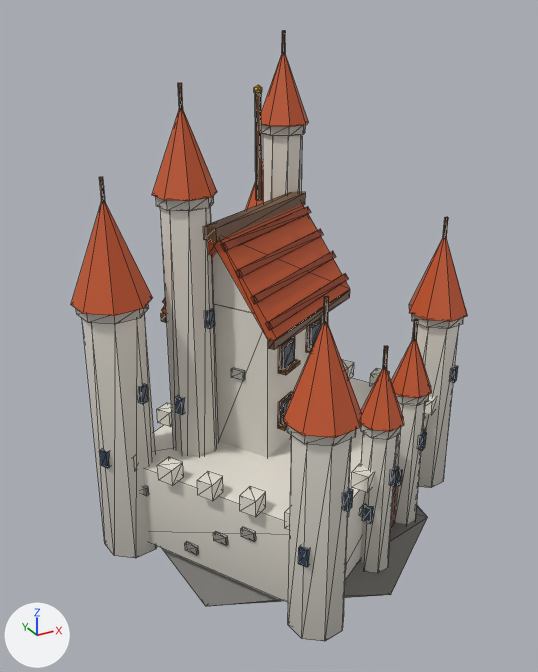
What one commit did to the glTF model art/models/building_0.glb.
The view is the same before and after, from a 50 mm lens placed at (-1.25, -2.13, 1.82), pointed at (-0.07, 0.01, 0.75). The lights are fixed; the arrows at lower left show +X, +Y and +Z. The older version comes first. Mesh edges are drawn as thin lines. Vertices at exactly the same position are counted once.

Objects in the first picture: 'building_0'.
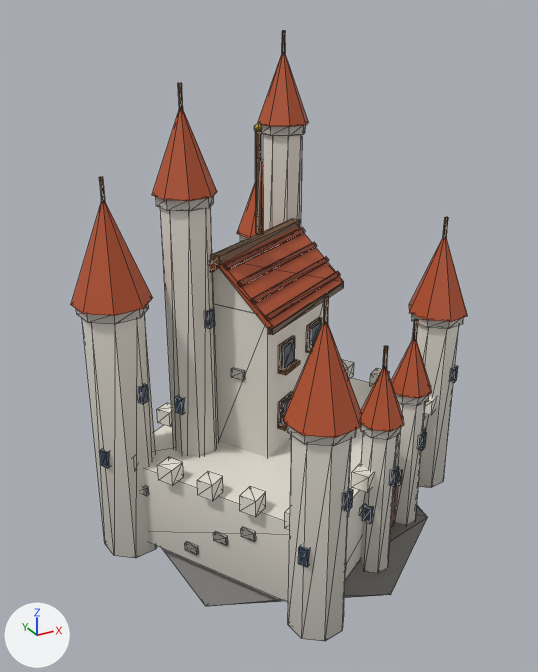
Patch to the scene script:
```diff
--- a/art/models/building_0.glb.py
+++ b/art/models/building_0.glb.py
@@ me_building_0 @@
 me_building_0.from_pydata(...)  # 1086 vertices, 1700 faces; spans x -0.73..0.72, y -0.69..0.69, z -0.14..1.75
 # used by ob_building_0; location = (0.0, 0.0, 0.0)
+# me_building_0 part 1: the loose piece of 8 vertices spanning x -0.3..0.29, y -0.23..0.25, z 0.84..1.17 is scaled about its middle by (0.943, 0.938, 0.622), then moved by (0.0, 0.01, -0.03)
+# me_building_0 part 2: the loose piece of 8 vertices spanning x -0.2..0.29, y -0.23..0.07, z 0.88..0.91 is scaled about its middle by (0.934, 0.934, 0.653), then moved by (-0.01, 0.02, 0.02)
+# me_building_0 part 3: the loose piece of 8 vertices spanning x -0.23..0.26, y -0.18..0.12, z 0.96..0.99 is scaled about its middle by (0.934, 0.934, 0.653), then moved by (-0.01, 0.01, -0.01)
+# me_building_0 part 4: the loose piece of 8 vertices spanning x -0.26..0.23, y -0.13..0.17, z 1.04..1.07 is scaled about its middle by (0.934, 0.934, 0.653), then moved by (-0.01, 0.01, -0.04)
+# me_building_0 part 5: the loose piece of 8 vertices spanning x -0.28..0.21, y -0.08..0.22, z 1.11..1.15 is scaled about its middle by (0.934, 0.934, 0.653), then moved by (0.0, 0.01, -0.07)
+# me_building_0 part 6: the loose piece of 8 vertices spanning x -0.2..0.3, y -0.24..0.06, z 0.82..0.85 is scaled about its middle by (0.928, 0.928, 0.733), then moved by (-0.01, 0.01, 0.04)
+# me_building_0 part 7: the loose piece of 8 vertices spanning x -0.41..0.18, y -0.04..0.44, z 0.84..1.17 is scaled about its middle by (0.943, 0.938, 0.622), then moved by (0.0, -0.01, -0.03)
+# me_building_0 part 8: the loose piece of 8 vertices spanning x -0.42..0.08, y 0.15..0.44, z 0.82..0.85 is scaled about its middle by (0.928, 0.928, 0.733), then moved by (0.01, -0.01, 0.04)
+# me_building_0 part 9: the loose piece of 8 vertices spanning x -0.32..0.2, y -0.06..0.27, z 1.15..1.19 is scaled about its middle by (0.913, 0.909, 0.667), then moved by (0.0, 0.0, -0.09)
+# me_building_0 part 10: the loose piece of 8 vertices spanning x -0.07..-0.05, y 0.09..0.11, z 1.22..1.58 is moved by (0.0, 0.0, -0.12)
+# me_building_0 part 11: the loose piece of 12 vertices spanning x -0.07..-0.05, y 0.09..0.12, z 1.56..1.6 is moved by (0.0, 0.0, -0.12)
+# me_building_0 part 12: 2 of 1086 vertices moved; they spanned x -0.25..0.13, y 0.0..0.21, z 1.14 and now span x -0.25..0.13, y 0.0..0.21, z 1.06; mean shift (0.0, 0.0, -0.08); largest move (-0.25, 0.0, 1.14) -> (-0.25, 0.0, 1.06)
+# me_building_0 part 13: 176 kept faces spanning x -0.73..0.72, y -0.69..0.69, z 0.58..1.69 get new vertex colours; the middle colour goes from orange #c9582c to orange #b8532c
 me_building_0.materials.append(mat_defaultmaterial)
```

Changed parts and their boxes (x1, y1, x2, y2) in the pictures (538 x 672 px; the box of a moved part takes in the faces that stretch with it):
part 1 of me_building_0, moved or reshaped
    before: (212, 204, 350, 341)
    after: (218, 226, 344, 329)
part 2 of me_building_0, moved or reshaped
    before: (265, 273, 348, 330)
    after: (264, 271, 341, 321)
part 3 of me_building_0, moved or reshaped
    before: (251, 251, 336, 304)
    after: (251, 257, 329, 304)
part 4 of me_building_0, moved or reshaped
    before: (236, 229, 324, 278)
    after: (237, 242, 317, 287)
part 5 of me_building_0, moved or reshaped
    before: (221, 206, 311, 252)
    after: (224, 227, 305, 270)
part 6 of me_building_0, moved or reshaped
    before: (269, 289, 350, 350)
    after: (269, 282, 344, 335)
part 7 of me_building_0, moved or reshaped (mostly hidden)
    before: (161, 241, 217, 313)
    after: (210, 264, 219, 272)
part 8 of me_building_0, moved or reshaped (not visible afterwards)
    before: (161, 312, 167, 323)
part 9 of me_building_0, moved or reshaped
    before: (204, 191, 306, 242)
    after: (211, 219, 300, 265)
part 10 of me_building_0, moved or reshaped
    before: (255, 93, 262, 201)
    after: (255, 131, 262, 235)
part 11 of me_building_0, moved or reshaped
    before: (254, 85, 262, 93)
    after: (254, 123, 262, 131)
part 12 of me_building_0, moved or reshaped
    before: (212, 252, 252, 312)
    after: (213, 268, 255, 313)
part 13 of me_building_0, recoloured
    both: (71, 53, 467, 438)
